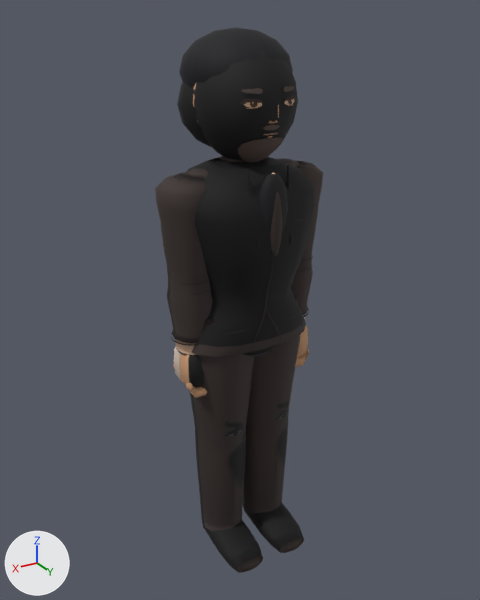
What one commit did to the glTF model assets/models/haseong_guard_a.glb.
Camera for both pictures: a camera (50 mm lens) standing at (1.145, 1.889, 1.951) and looking at (0.002, -0.017, 0.998). The lights are fixed; the arrows at lower left show +X, +Y and +Z. The picture after the commit comes second. Vertices at exactly the same position are counted once.

The first picture shows 'Body'.
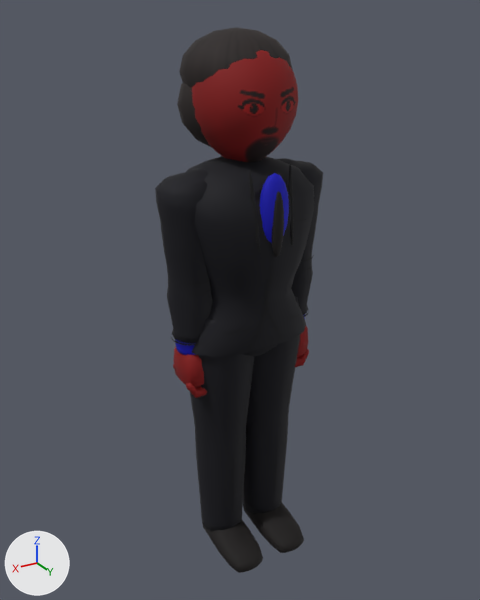
Boxes (x1, y1, x2, y2) around the edits, measured in the pictures (480 x 600 px; the box of a moved part takes in the faces that stretch with it):
part 1 of me_mesh_0, deleted
    before: (240, 86, 297, 138)
part 2 of me_mesh_0, moved or reshaped
    before: (193, 50, 299, 315)
    after: (192, 50, 299, 317)
part 3 of me_mesh_0, surface changed
    both: (155, 47, 323, 573)
part 4 of me_mesh_0, recoloured
    both: (155, 47, 323, 573)

The change, as a diff of the scene's bpy script:
```diff
--- a/assets/models/haseong_guard_a.glb.py
+++ b/assets/models/haseong_guard_a.glb.py
@@ me_mesh_0 @@
 # used by ob_body; location = (0.0, 0.0, 0.0)
-me_mesh_0.from_pydata(...)  # 4336 vertices, 7782 faces; spans x -0.31..0.31, y -0.22..0.24, z -0.03..1.91
+me_mesh_0.from_pydata(...)  # 3494 vertices, 6446 faces; spans x -0.31..0.31, y -0.22..0.24, z -0.03..1.91
+# me_mesh_0 part 1: 18 loose pieces with 774 vertices, spanning x -0.1..0.1, y 0.15..0.18, z 1.6..1.75, are deleted
+# me_mesh_0 part 2: 110 vertices moved from x -0.13..0.12, y -0.14..0.21, z 1.23..1.74 to x -0.09..0.09, y -0.11..0.22, z 1.23..1.74; 536 vertices removed from x -0.17..0.17, y -0.17..0.22, z 0.97..1.88; 468 vertices added at x -0.17..0.18, y -0.17..0.23, z 0.96..1.88
+# me_mesh_0 part 3: 5073 kept faces spanning x -0.31..0.31, y -0.22..0.24, z -0.03..1.91 get new texture (UV) coordinates
+# me_mesh_0 part 4: 5247 kept faces spanning x -0.31..0.31, y -0.22..0.24, z -0.03..1.91 get new vertex colours
 me_mesh_0.materials.append(mat_material_0)
```
